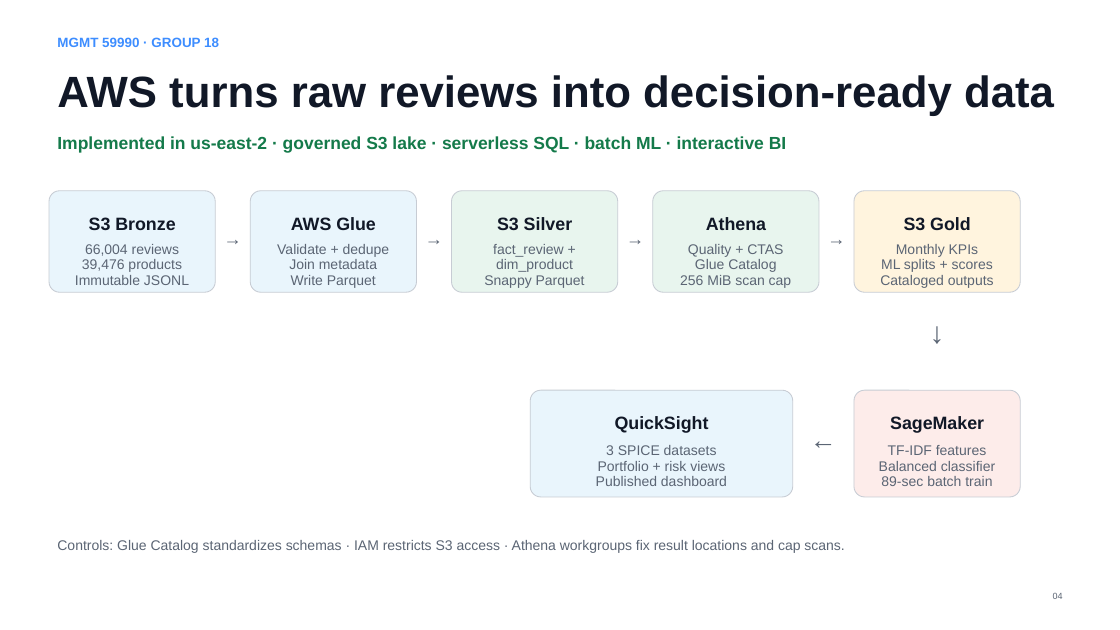
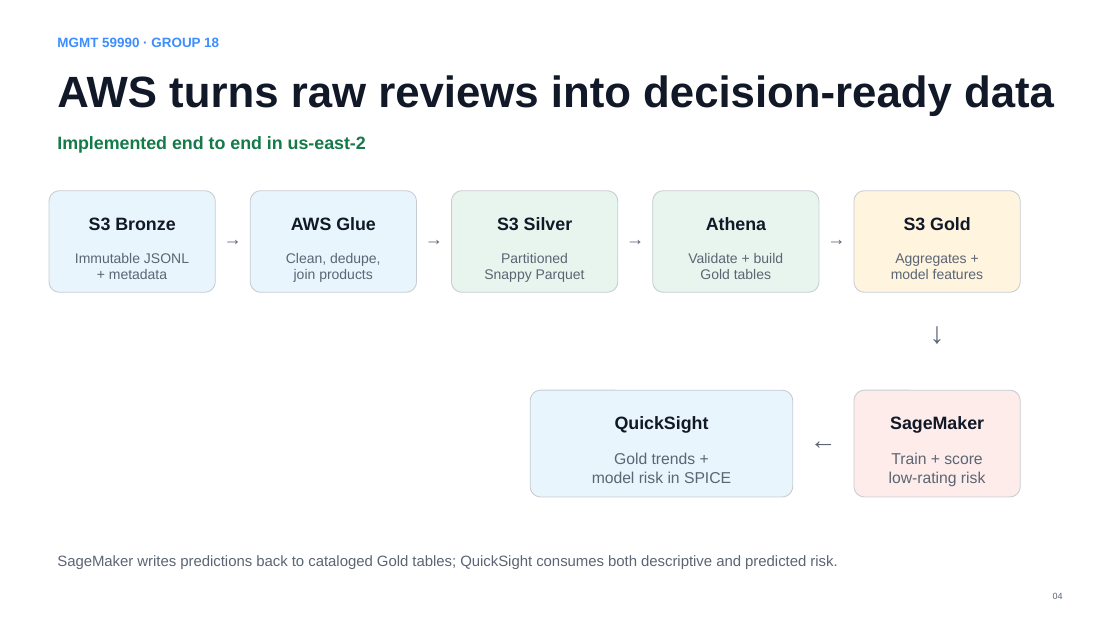
Before and after one commit to alexdancer/mgmt59990-group18-final-project, a slide deck: slide 4 of presentation/MGMT59990_Group18_Final_Presentation.pptx. Drawn at 1120x630 pixels with LibreOffice and Linux fonts; fonts in the diff are those of the drawing. Boxes give left, top, right and bottom in pixels: in the first picture for what was removed or moved away, otherwise in the second. Text is boxed around its words. In the diff, an @@ line names an element or a change of style, - is before the commit and + after.

```diff
--- a/presentation/MGMT59990_Group18_Final_Presentation.pptx
+++ b/presentation/MGMT59990_Group18_Final_Presentation.pptx
@@ text at (x1=57, y1=136, x2=366, y2=153): text changed; size 15 to 15.2 pt @@
-Implemented in us-east-2 · governed S3 lake · serverless SQL · batch ML · interactive BI
+Implemented end to end in us-east-2
@@ text "Immutable JSONL" moved from (x1=75, y1=244, x2=189, y2=285) to (x1=75, y1=253, x2=189, y2=279) @@
@@ text at (x1=75, y1=253, x2=189, y2=263): line spacing 0.92 to 1 @@
@@ text at (x1=82, y1=244, x2=182, y2=272): paragraphs removed @@
-66,004 reviews
-39,476 products
@@ text at (x1=109, y1=269, x2=167, y2=279): paragraph added @@
++ metadata
@@ text at (x1=286, y1=253, x2=380, y2=282): text changed @@
-Validate + dedupe
-Join metadata
-Write Parquet
+Clean, dedupe,
+join products
@@ text "Partitioned" moved from (x1=484, y1=244, x2=585, y2=288) to (x1=484, y1=253, x2=585, y2=282) @@
@@ text at (x1=484, y1=269, x2=585, y2=282): line spacing 0.92 to 1 @@
@@ text at (x1=501, y1=253, x2=568, y2=263): text changed @@
-fact_review +
-dim_product
+Partitioned
@@ text at (x1=688, y1=253, x2=784, y2=279): text changed @@
-Quality + CTAS
-Glue Catalog
-256 MiB scan cap
+Validate + build
+Gold tables
@@ text at (x1=891, y1=253, x2=983, y2=279): text changed @@
-Monthly KPIs
-ML splits + scores
-Cataloged outputs
+Aggregates +
+model features
@@ text at (x1=592, y1=452, x2=731, y2=483): text changed; size 12 to 13.5 pt @@
-3 SPICE datasets
-Portfolio + risk views
-Published dashboard
+Gold trends +
+model risk in SPICE
@@ text at (x1=889, y1=452, x2=985, y2=486): text changed; size 12 to 13.5 pt @@
-TF-IDF features
-Balanced classifier
-89-sec batch train
+Train + score
+low-rating risk
@@ text at (x1=57, y1=555, x2=837, y2=569): text changed; size 12 to 12.8 pt @@
-Controls: Glue Catalog standardizes schemas · IAM restricts S3 access · Athena workgroups fix result locations and cap scans.
+SageMaker writes predictions back to cataloged Gold tables; QuickSight consumes both descriptive and predicted risk.
```
Also in this commit, not shown: 8 other slides changed, 1 slide removed, 1 other file.
